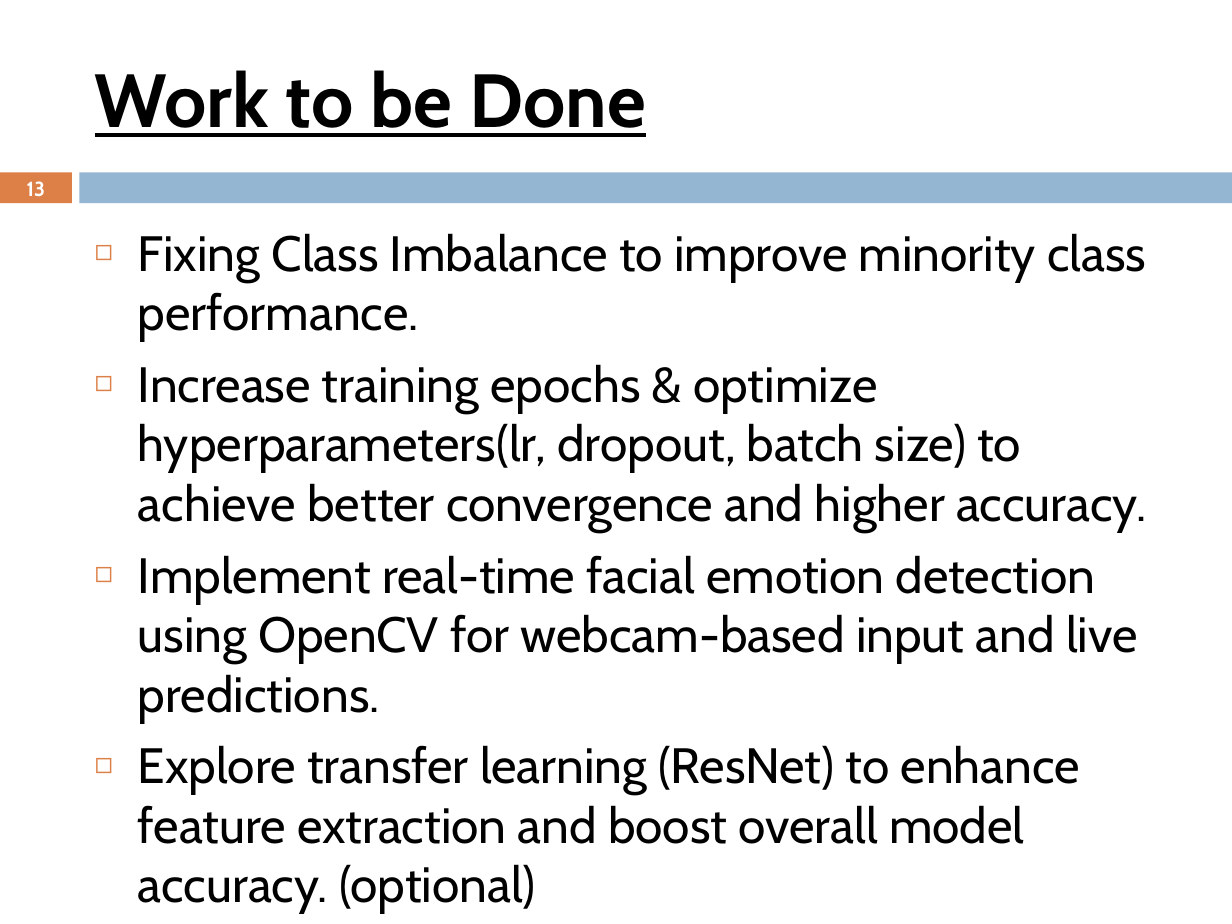
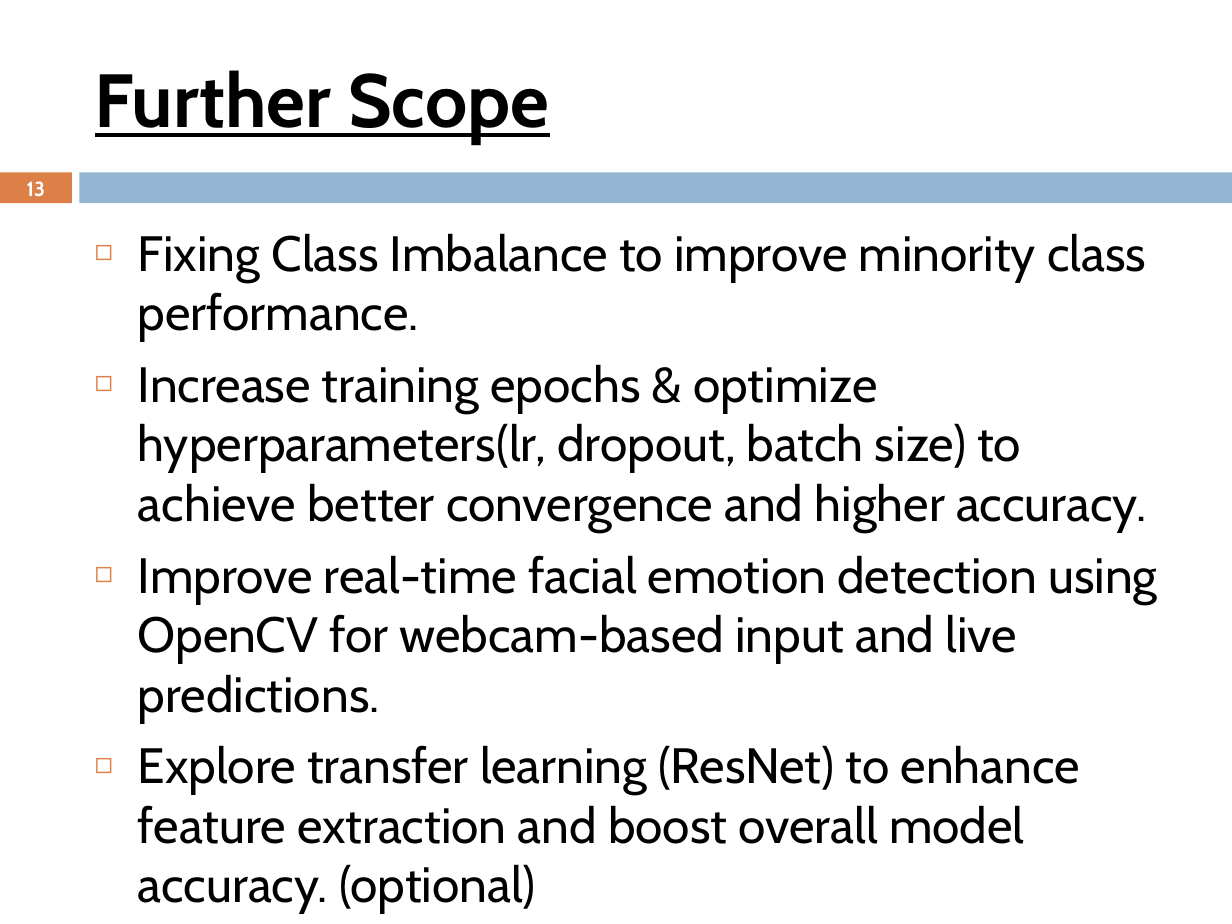
Before and after one commit to apurv-sgh/Facial-Emotion-Recognition-System, a slide deck: slide 13 of Documents/M2_E3_FERsystem.pptx. Drawn at 1232x924 pixels with LibreOffice and Linux fonts; fonts in the diff are those of the drawing; background and template pictures are left out. Boxes give left, top, right and bottom in pixels: in the first picture for what was removed or moved away, otherwise in the second. Text is boxed around its words. In the diff, an @@ line names an element or a change of style, - is before the commit and + after.

Commit message:
Updating ppt

```diff
--- a/Documents/M2_E3_FERsystem.pptx
+++ b/Documents/M2_E3_FERsystem.pptx
@@ title at [95, 70, 549, 143]: text changed @@
-Work to be Done
+Further Scope
@@ text at [138, 555, 1158, 722]: text changed @@
-◻ Implement real-time facial emotion detection using OpenCV for webcam-based input and live predictions.
+◻ Improve real-time facial emotion detection using OpenCV for webcam-based input and live predictions.
```
Also in this commit, not shown: 1 other slide changed.
